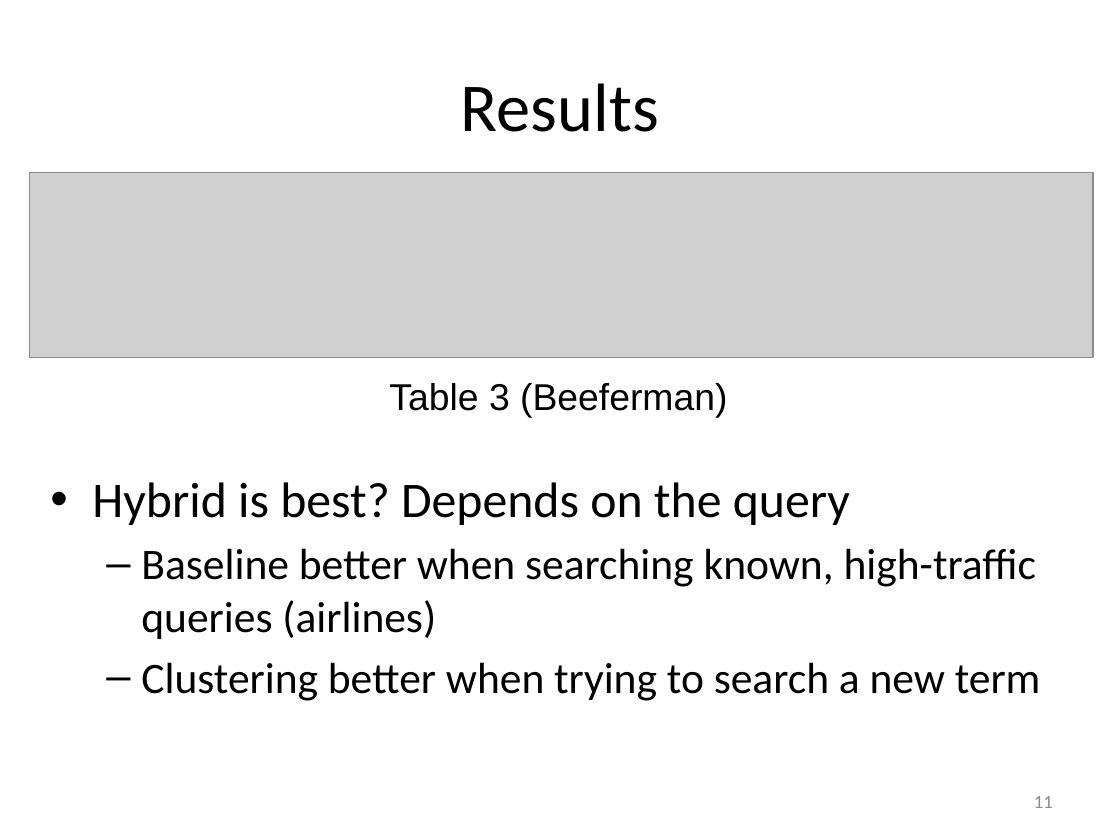
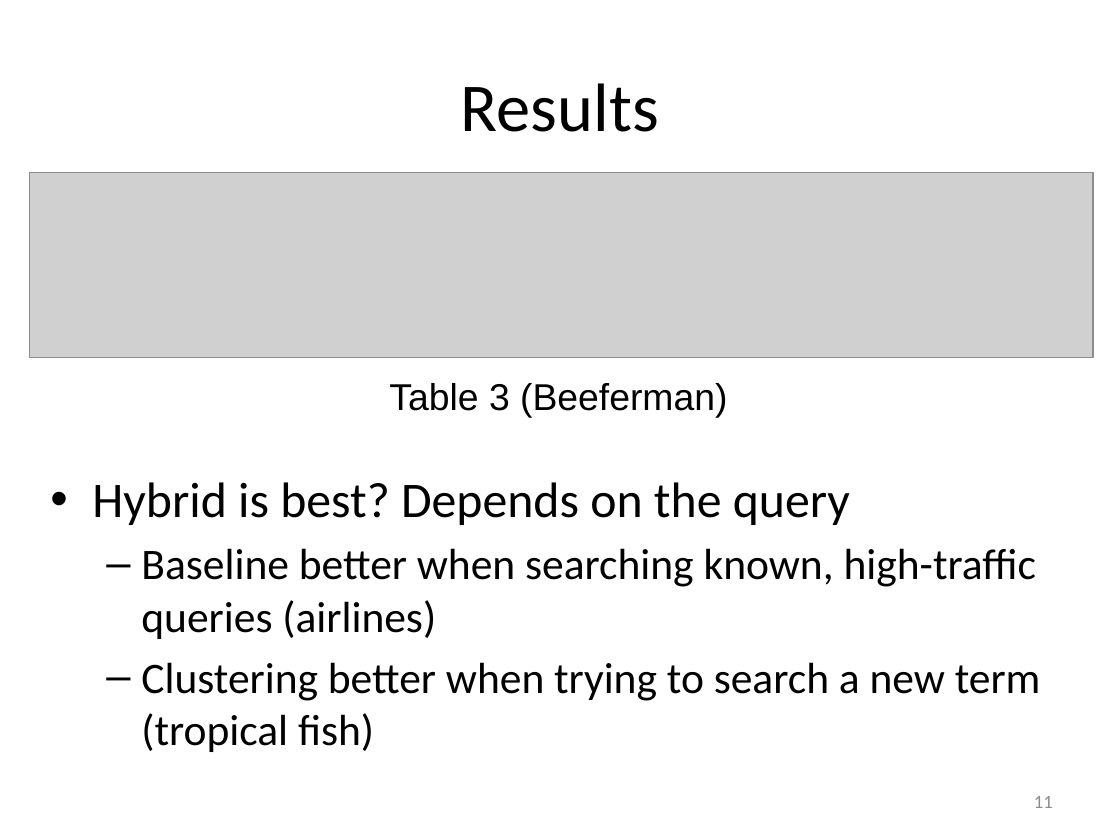
Before and after one commit to okrand/cs834-f17, a slide deck: slide 11 of presentations/OK-Presentation3.pptx. Drawn at 1120x840 pixels with LibreOffice and Linux fonts; fonts in the diff are those of the drawing; grey boxes stand for pictures. Boxes give left, top, right and bottom in pixels: in the first picture for what was removed or moved away, otherwise in the second. Text is boxed around its words. In the diff, an @@ line names an element or a change of style, - is before the commit and + after.

Commit message:
Pres3 Minor Changes

```diff
--- a/presentations/OK-Presentation3.pptx
+++ b/presentations/OK-Presentation3.pptx
@@ text at [141,662,1041,752]: text changed @@
-  – Clustering better when trying to search a new term
+  – Clustering better when trying to search a new term (tropical fish)
```
